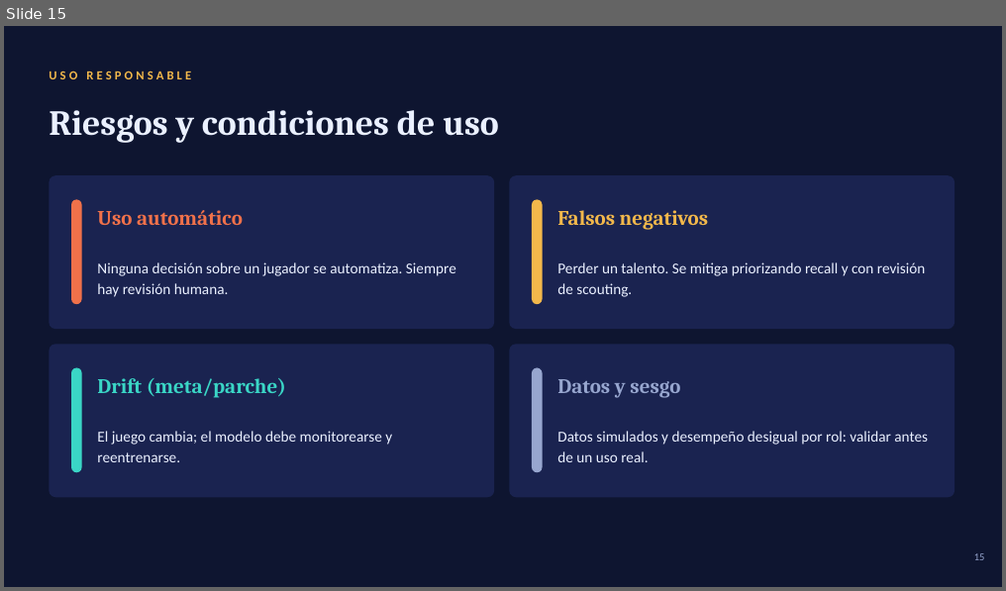
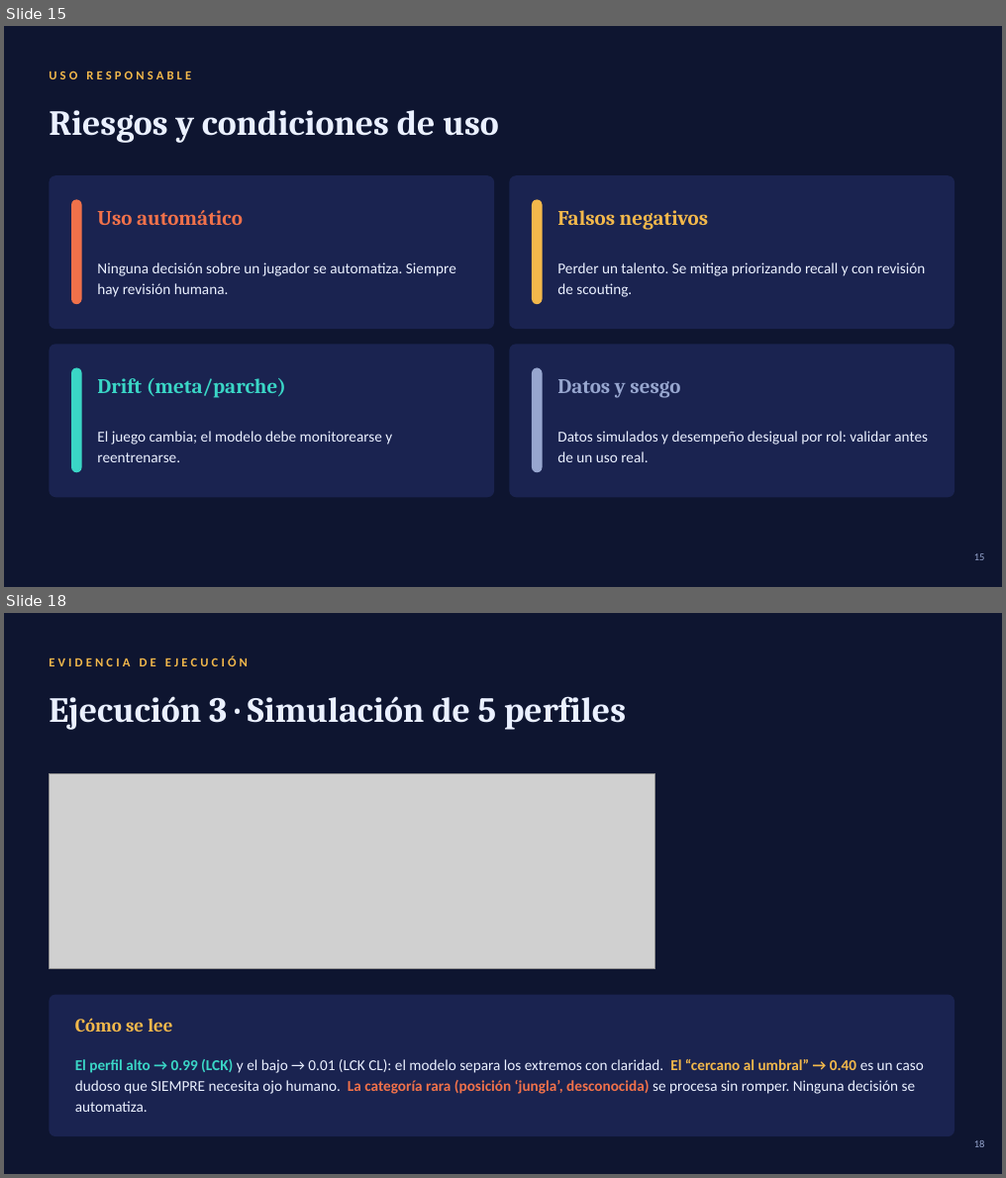
Before and after one commit to C0z1/Modelo-Scouting-LCK-Felix, a slide deck: reports/presentacion_fase_final.pptx. Shown one above the other, each under a label of ours: slide 15 before the commit, slides 15 and 18 after it; the slides between them are not shown. The pictures are 1006x591 and 1006x1178 pixels, drawn with LibreOffice and Linux fonts; fonts in the diff are those of the drawing; grey boxes stand for pictures. Boxes give left, top, right and bottom in pixels: in the first picture for what was removed or moved away, otherwise in the second. Text is boxed around its words. In the diff, an @@ line names an element or a change of style, - is before the commit and + after.

```diff
--- a/reports/presentacion_fase_final.pptx
+++ b/reports/presentacion_fase_final.pptx
@@ slide 18 added at (x1=4, y1=613, x2=1002, y2=1174), background #0E1530 @@
@@ text added at (x1=49, y1=656, x2=248, y2=666), 12 pt, text #F2B84B, bold @@
+EVIDENCIA DE EJECUCIÓN
@@ text added at (x1=49, y1=696, x2=626, y2=730), 34 pt, text #EAF0FF, bold @@
+Ejecución 3 · Simulación de 5 perfiles
@@ picture added at (x1=49, y1=774, x2=655, y2=968) @@
@@ rounded rectangle added at (x1=49, y1=995, x2=954, y2=1137), fill #1A2350 @@
@@ text added at (x1=75, y1=1018, x2=172, y2=1032), 18 pt, text #F2B84B, bold @@
+Cómo se lee
@@ text added at (x1=75, y1=1059, x2=924, y2=1112), 14.5 pt, text #EAF0FF @@
+El perfil alto → 0.99 (LCK) y el bajo → 0.01 (LCK CL): el modelo separa los extremos con claridad. El “cercano al umbral” → 0.40 es un caso dudoso que SIEMPRE necesita ojo humano. La categoría rara (posición ‘jungla’, desconocida) se procesa sin romper. Ninguna decisión se automatiza.
@@ text added at (x1=974, y1=1141, x2=985, y2=1148), 10 pt, text #97A6CF @@
+18
```
Also in this commit, not shown: 2 slides changed, 2 other slides added, 5 other files.
